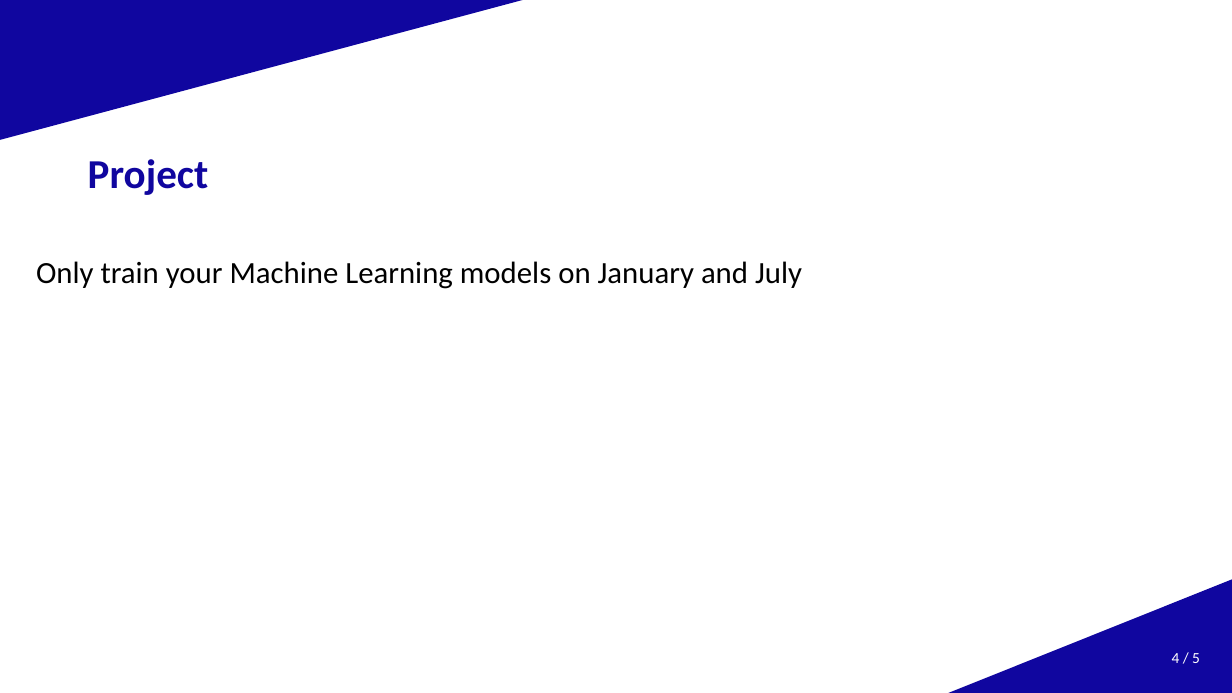
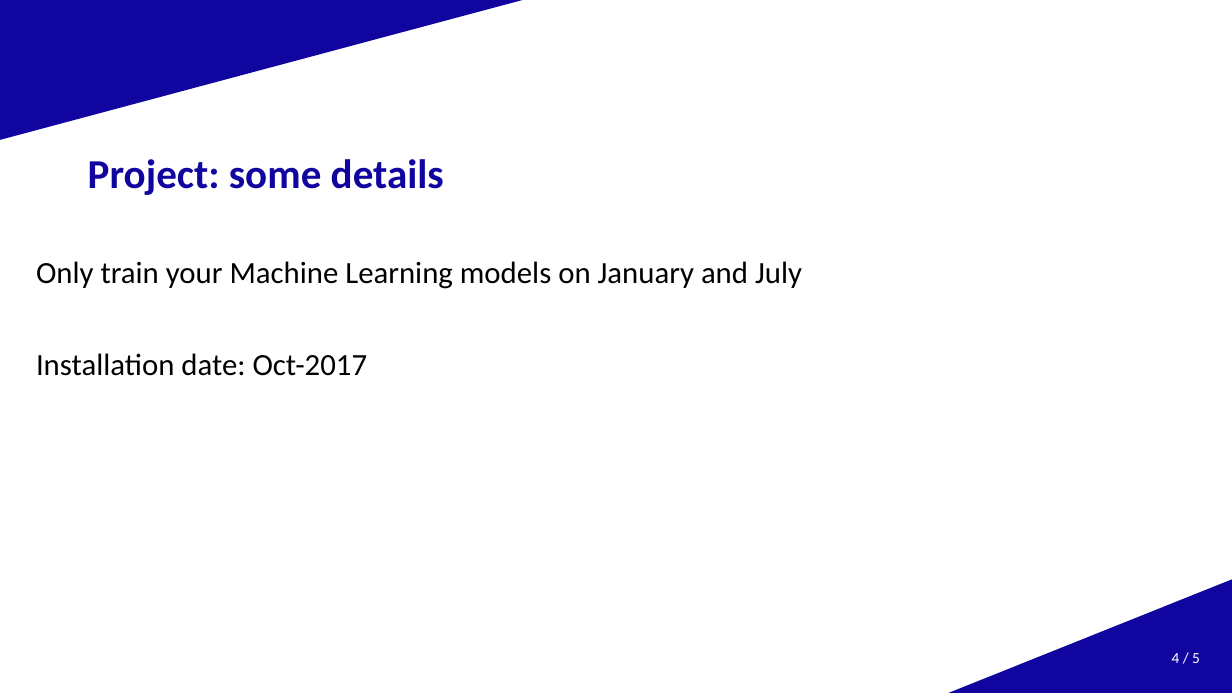
Before and after one commit to AlexandreHugoMathieu/pvfault_detection_solar_academy, a slide deck: slide 4 of slides/slides_22122023.pptx. Drawn at 1232x693 pixels with LibreOffice and Linux fonts; fonts in the diff are those of the drawing; background and template pictures are left out. Boxes give left, top, right and bottom in pixels: in the first picture for what was removed or moved away, otherwise in the second. Text is boxed around its words. In the diff, an @@ line names an element or a change of style, - is before the commit and + after.

```diff
--- a/slides/slides_22122023.pptx
+++ b/slides/slides_22122023.pptx
@@ title at box(88, 159, 444, 195): text changed @@
-Project
+Project: some details
@@ text at box(36, 353, 368, 376): paragraph added @@
+Installation date: Oct-2017
```
Also in this commit, not shown: 1 other file.
